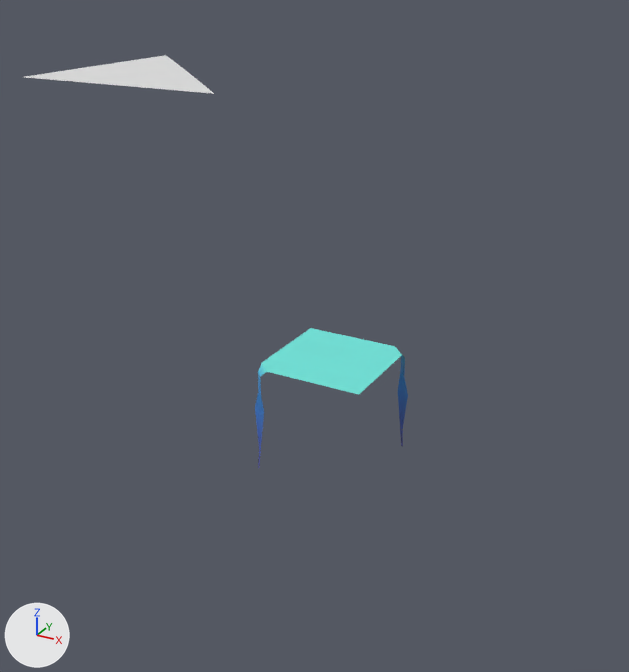
Two versions of the FBX model Roguelike/Assets/Graphics/Models/Blocks/45/45.fbx, one commit apart.
Rendered twice from a camera (50 mm lens) standing at (3.19, -6.13, 3.74) and looking at (0.29, -0.85, 1.1). The lights are fixed; the arrows at lower left show +X, +Y and +Z.

The first picture shows 'DiagonalTop.002', 'InnerCorner.008', 'InnerCorner.018', 'TopInnerCorner.007', 'TopInnerCorner.017', 'TopNoWalls.004', 'TopNoWalls.006'.
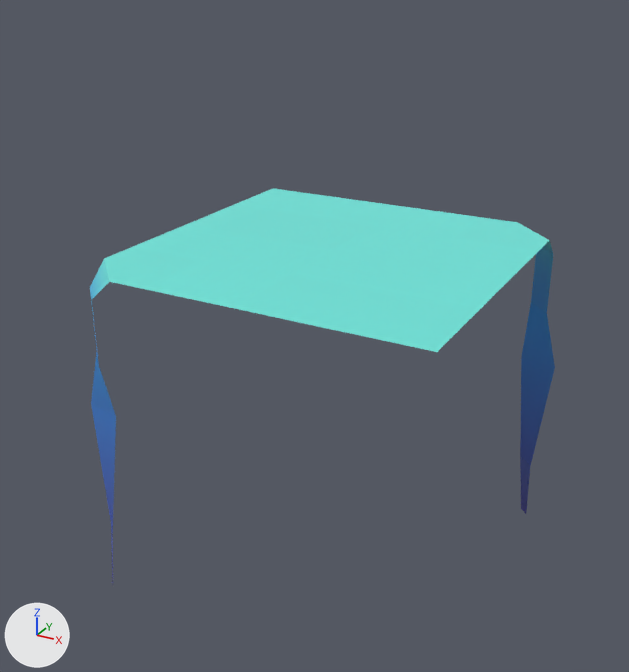
Location of each change, (x1, y1, x2, y2) in pixels of the pictures (629 x 672 px):
'TopNoWalls.006', moved, rescaled (246% wider, 189% taller)
    before: (305, 359, 384, 394)
    after: (234, 249, 510, 352)
'TopInnerCorner.007', moved, rescaled (224% wider, 143% taller)
    before: (262, 347, 332, 381)
    after: (104, 224, 333, 308)
'TopInnerCorner.017', moved, rescaled (209% wider, 115% taller)
    before: (333, 338, 402, 371)
    after: (335, 207, 550, 279)
'TopNoWalls.004', rescaled (191% wider, 94% taller)
    before: (284, 328, 358, 359)
    after: (188, 188, 405, 249)
'InnerCorner.018', rescaled
    before: (398, 355, 408, 447)
    after: (520, 241, 555, 514)
'DiagonalTop.002', deleted
    before: (25, 55, 214, 94)
'InnerCorner.008', rescaled (108% wider, 206% taller)
    before: (255, 363, 267, 468)
    after: (90, 260, 116, 583)

The change in detail:
Object 'InnerCorner.008' (ob_innercorner_008) is rescaled from (1.0, 1.0, 1.0) to (3.0, 3.0, 3.0).
Object 'TopNoWalls.004' (ob_topnowalls_004) is rescaled from (1.0, 1.0, 1.0) to (3.0, 3.0, 3.0).
Object 'TopInnerCorner.017' (ob_topinnercorner_017) moves from (0.25, 0.25, 0.0) to (0.75, 0.75, 0.0).
Object 'TopInnerCorner.017' (ob_topinnercorner_017) is rescaled from (1.0, 1.0, 1.0) to (3.0, 3.0, 3.0).
Object 'TopNoWalls.006' (ob_topnowalls_006) moves from (0.5, -0.5, 0.0) to (1.5, -1.5, 0.0).
Object 'TopNoWalls.006' (ob_topnowalls_006) is rescaled from (1.0, 1.0, 1.0) to (3.0, 3.0, 3.0).
Object 'DiagonalTop.002' (ob_diagonaltop_002) is deleted.
Object 'TopInnerCorner.007' (ob_topinnercorner_007) moves from (-0.25, -0.25, 0.0) to (-0.75, -0.75, 0.0).
Object 'TopInnerCorner.007' (ob_topinnercorner_007) is rescaled from (1.0, 1.0, 1.0) to (3.0, 3.0, 3.0).
Object 'InnerCorner.018' (ob_innercorner_018) is rescaled from (1.0, 1.0, 1.0) to (3.0, 3.0, 3.0).
